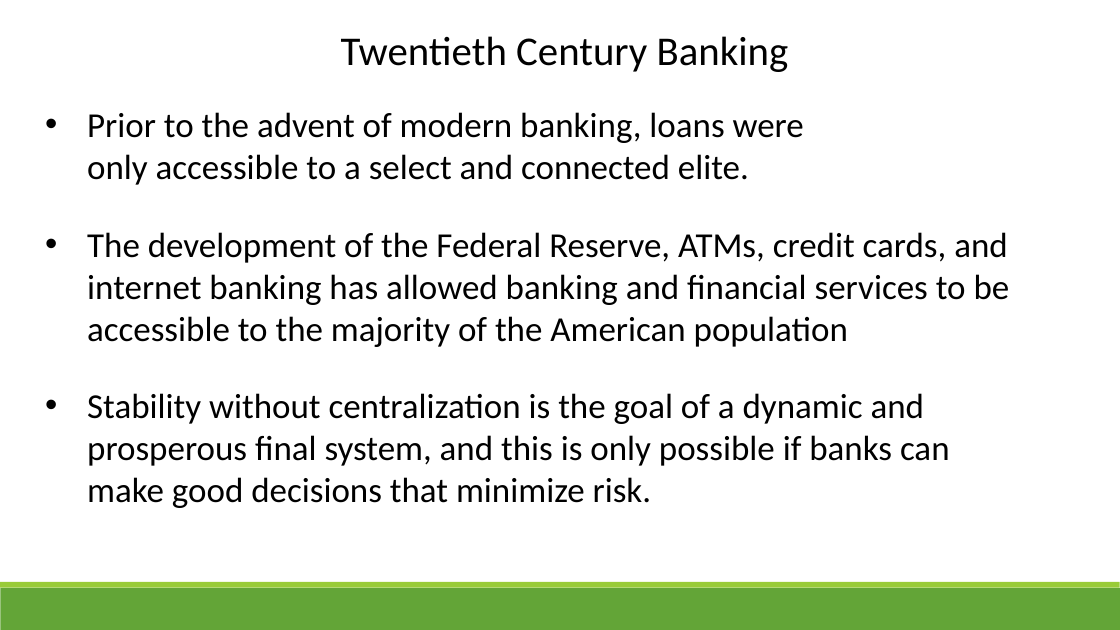
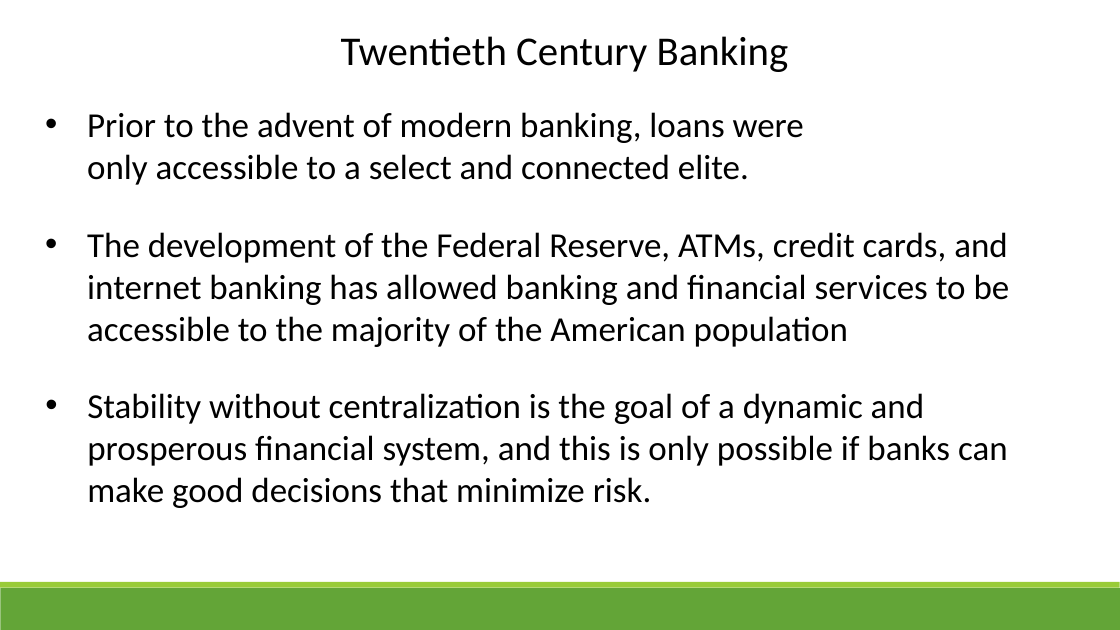
Before and after one commit to G6-2Flyy/DS-Project-4-Group-2, a slide deck: slide 4 of anjum_stuff/Silicon Prairie Bank Presentation.pptx. Drawn at 1120x630 pixels with LibreOffice and Linux fonts; fonts in the diff are those of the drawing. Boxes give left, top, right and bottom in pixels: in the first picture for what was removed or moved away, otherwise in the second. Text is boxed around its words. In the diff, an @@ line names an element or a change of style, - is before the commit and + after.

```diff
--- a/anjum_stuff/Silicon Prairie Bank Presentation.pptx
+++ b/anjum_stuff/Silicon Prairie Bank Presentation.pptx
@@ text at [87,393,1008,508]: text changed @@
-• Stability without centralization is the goal of a dynamic and prosperous final system, and this is only possible if banks can make good decisions that minimize risk.
+• Stability without centralization is the goal of a dynamic and prosperous financial system, and this is only possible if banks can make good decisions that minimize risk.
```
Also in this commit, not shown: 1 other slide changed, 13 slides added, 15 other files.
